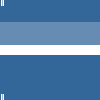
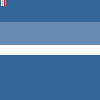
Comparing the layer stacks of the two 100x100 images. Changes:
painted on "Ebene 1 Kopie" over (0, 94, 4, 100)
